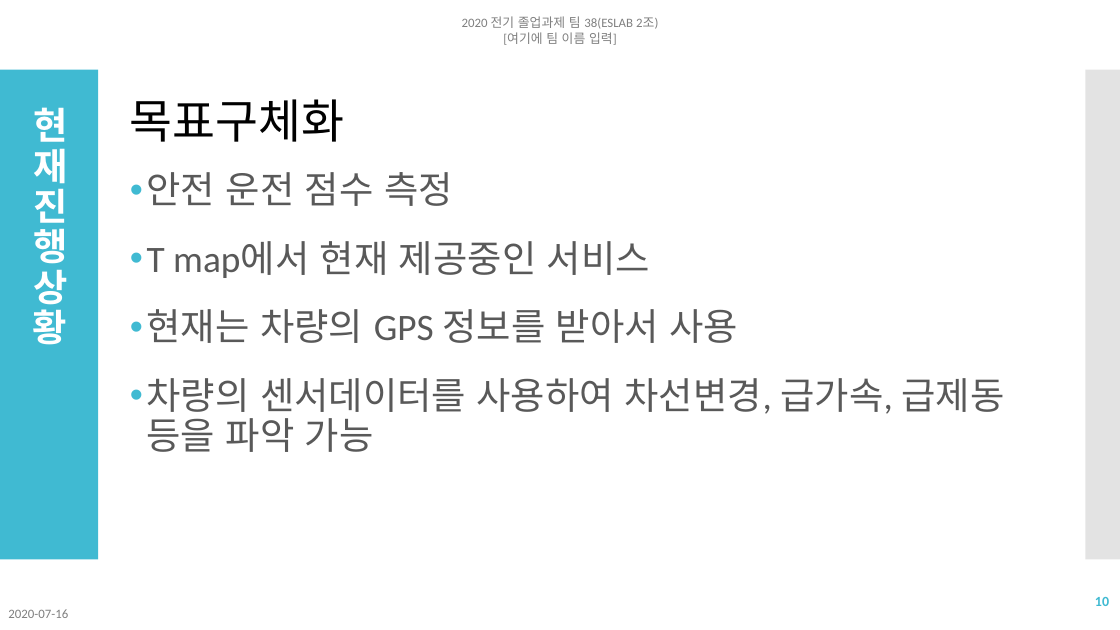
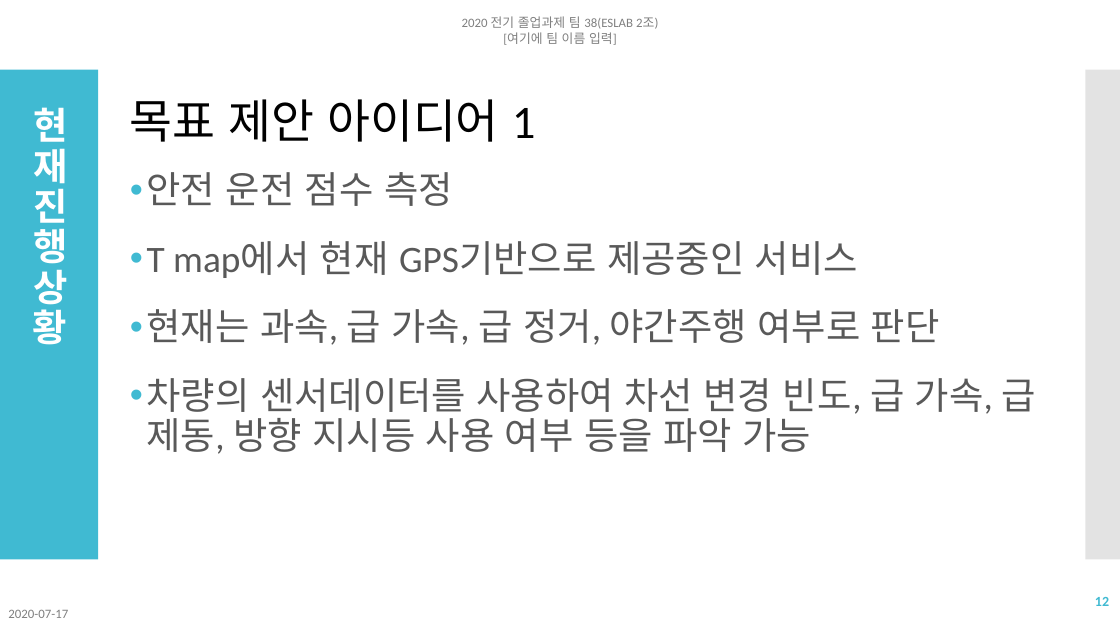
Before and after one commit to NgaAdrain/TEAM_Enter_Text_Here, a slide deck: slide 12 of Reports/졸업과제 네번째 발표 2조.pptx (slide 10 before the commit). Drawn at 1120x630 pixels with LibreOffice and Linux fonts; fonts in the diff are those of the drawing. Boxes give left, top, right and bottom in pixels: in the first picture for what was removed or moved away, otherwise in the second. Text is boxed around its words. In the diff, an @@ line names an element or a change of style, - is before the commit and + after.

```diff
--- a/Reports/졸업과제 네번째 발표 2조.pptx
+++ b/Reports/졸업과제 네번째 발표 2조.pptx
@@ text at box(130, 99, 536, 142): text changed @@
-목표구체화
+목표 제안 아이디어 1
@@ text at box(147, 241, 1036, 454): text changed @@
-• T map에서 현재 제공중인 서비스
-• 현재는 차량의 GPS 정보를 받아서 사용
-• 차량의 센서데이터를 사용하여 차선변경, 급가속, 급제동 등을 파악 가능
+• T map에서 현재 GPS기반으로 제공중인 서비스
+• 현재는 과속, 급 가속, 급 정거, 야간주행 여부로 판단
+• 차량의 센서데이터를 사용하여 차선 변경 빈도, 급 가속, 급 제동, 방향 지시등 사용 여부 등을 파악 가능
@@ page number at box(1095, 597, 1109, 606): text changed @@
-10
+12
@@ text at box(8, 610, 68, 618): text changed @@
-2020-07-16
+2020-07-17
```
Also in this commit, not shown: 12 other slides changed, 2 slides added, 6 other files.
